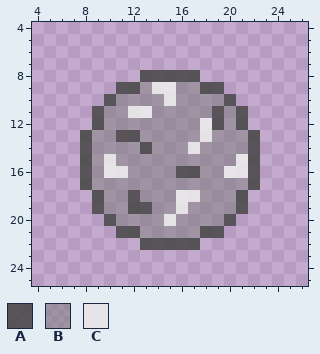
Two states of a pixel-art sprite, game/assets/matter_sphere_empty.png. The first picture shows the starting point.
The file is 32x32 pixels. Shown: x 4..26, y 4..25.
Palette (. is transparent): A #484848df  B #7c7c7c80  C #edededdf
New version:
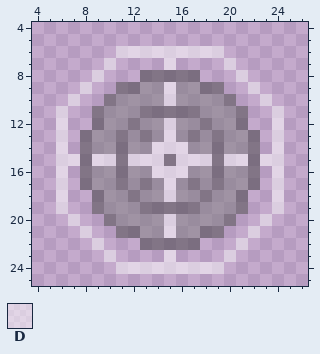
Colours new in this view: D #ffffff80
Difference:
colour A: #484848df -> #40404080
Changed rows in their new state; - is a pixel that keeps its letter.
first column x 6:
 6 -----DDDDDDDDD-----
 7 ----D----D----D----
 8 ---D-----------D---
 9 --D-----BD------D--
10 -D-------D-------D-
11 D-----BAAAAA-B----D
12 D-----A--D--AB----D
13 D-----BA-D-ABA----D
14 D----A-BDDDB-A----D
15 DD-DDADDDADDDADD-DD
16 D---BA--DDDB-ABB--D
17 D----A-A-D-A-A----D
18 D--------DBBA-----D
19 D-----B-AAAA------D
20 -D-------D-------D-
21 --D------D------D--
22 ---D-----------D---
23 ----D----D----D----
24 -----DDDDDDDDD-----
